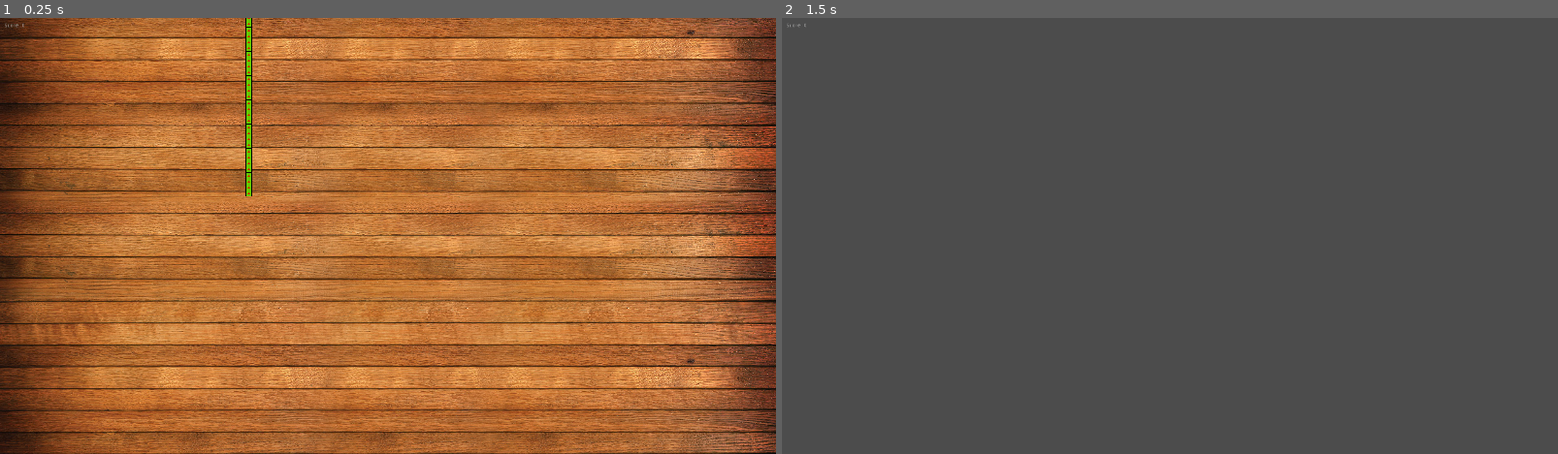
Above: before the commit, frames 1-2 (left to right).
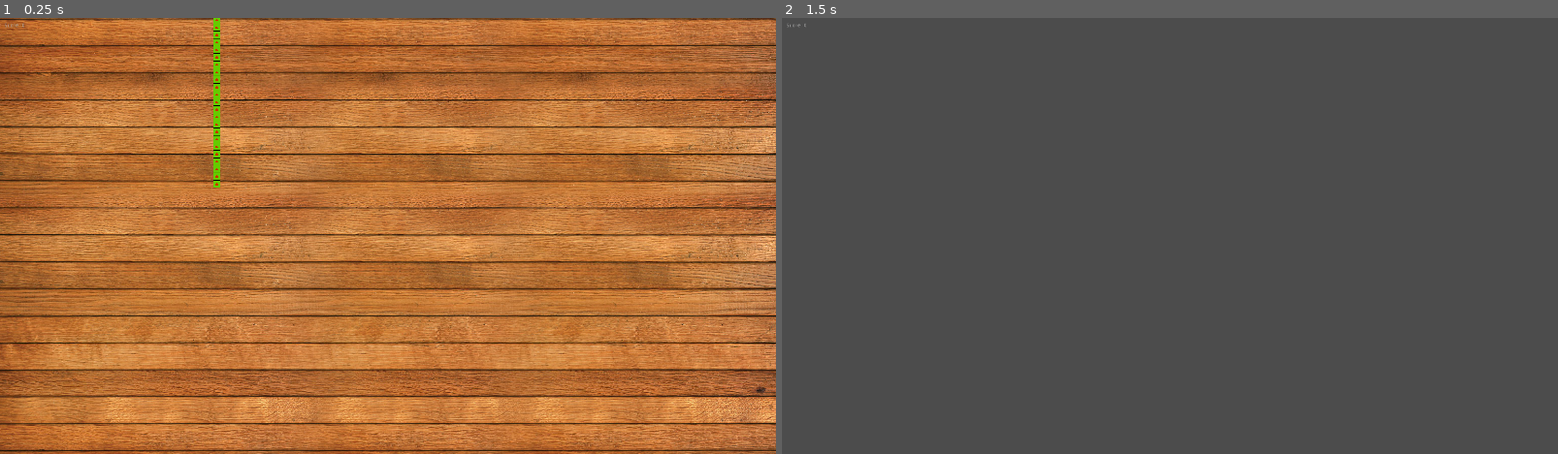
Above: after the commit, the same moments.

Repository: solangebl/godot-carcassonne
Game: Godot game, scene res://scenes/Game.tscn
Two runs of this game, one before a commit and one after it. Both use one fixed random seed, a clock stepped at 60 frames per second and the inputs below.
Inputs (mouse positions are in pixels of both pictures, inside the frame that each line leads up to):
- Up to frame 1 (0.25 s): no input
- Up to frame 2 (1.5 s): tap Enter at 0.5 s; move the mouse to (1340, 214) at 0.52 s; hold Right (ui_right) 0.53-1.25 s; hold Ctrl 0.53-1.25 s; click (1340, 214) at 0.67 s; tap Space at 1.25 s; drag from (1014, 257) to (1131, 323) at 1.27 s

The runs differ from the first frame. In frame 1, 61% of the frame differs, in the area x 0-100%, y 0-100%; in frame 2, nothing differs.

Commit message:
zoom default

Diff:
--- a/scripts/CameraMovement.gd
+++ b/scripts/CameraMovement.gd
@@ -16,7 +16,7 @@
 var startv = Vector2()
 var end = Vector2()
 var endv = Vector2()
-var zoomfactor = 1.0
+var zoomfactor = 0.25
 var zooming = false
 var is_dragging = false
 var move_to_point = Vector2()
